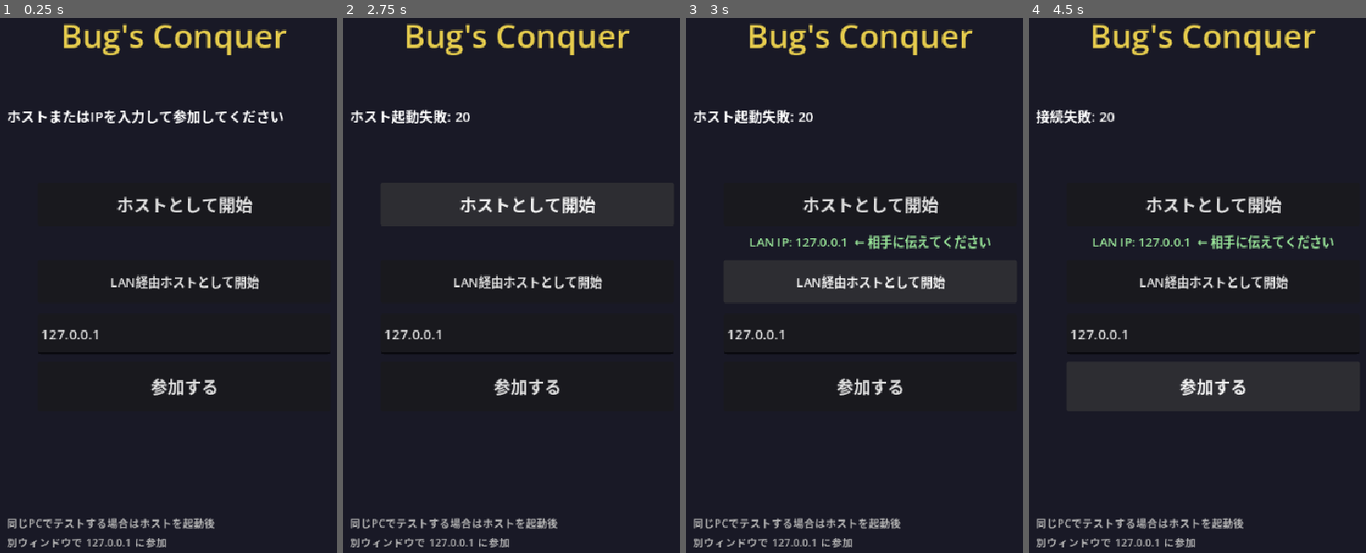
Above: before the commit, frames 1-4 (left to right).
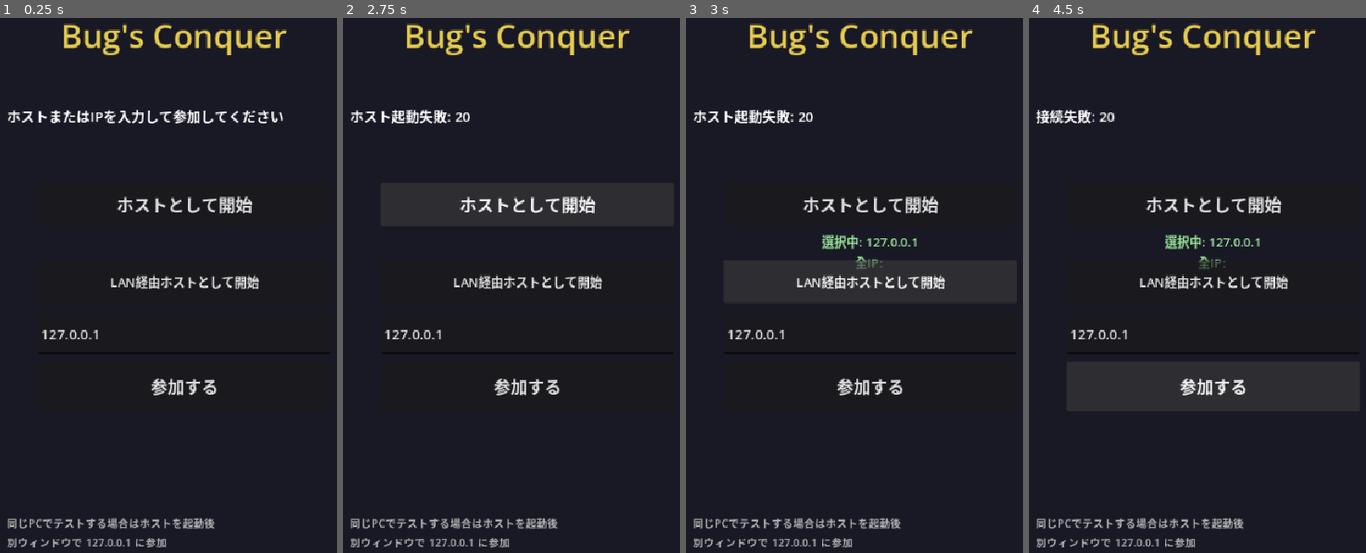
Above: after the commit, the same moments.

Repository: okdsgr/mvp-02
Game: Godot game, scene res://scenes/lobby.tscn
The game is run twice, just before and just after one commit, with the same random seed, the same clock (stepped at 60 frames per second) and the same inputs.
Inputs:
- Up to frame 1 (0.25 s): no input
- Up to frame 2 (2.75 s): click "参加する" at 0.5 s; click "ホストとして開始" at 1.25 s; click "ホストとして開始" at 2 s
- Up to frame 3 (3 s): click "LAN経由ホストとして開始" at 2.75 s
- Up to frame 4 (4.5 s): click "LAN経由ホストとして開始" at 3.5 s; click "参加する" at 4.25 s

Frames 1-2 are identical in both runs. In frame 3, 1.0% of the frame differs, in the area x 18-91%, y 40-47%; in frame 4, 1.0%.

Commit message:
fix: LAN IP selection, lobby multi-IP display

Diff:
--- a/scripts/lobby.gd
+++ b/scripts/lobby.gd
@@ -24,25 +24,43 @@
 	start_btn.visible = false
 	ip_input.text = "127.0.0.1"
 
-func _get_lan_ip() -> String:
+func _get_all_lan_ips() -> Array:
+	var ips = []
 	for addr in IP.get_local_addresses():
-		# IPv4 かつ ループバック・リンクローカル除外
-		if "." in addr and not addr.begins_with("127.") and not addr.begins_with("169.254."):
+		if not "." in addr:
+			continue
+		if addr.begins_with("127."):
+			continue
+		if addr.begins_with("169.254."):
+			continue
+		ips.append(addr)
+	return ips
+
+# 192.168.x.x を優先、なければ最初のIPを返す
+func _get_best_lan_ip(ips: Array) -> String:
+	for addr in ips:
+		if addr.begins_with("192.168."):
 			return addr
+	for addr in ips:
+		if addr.begins_with("10."):
+			return addr
+	if ips.size() > 0:
+		return ips[0]
 	return "127.0.0.1"
 
 func _on_host_pressed() -> void:
-	print("host button pressed (localhost)")
-	_start_host("127.0.0.1")
+	_start_host()
 
 func _on_lan_host_pressed() -> void:
-	print("LAN host button pressed")
-	var lan_ip = _get_lan_ip()
-	ip_input.text = lan_ip
-	lan_ip_label.text = "LAN IP: " + lan_ip + "  ← 相手に伝えてください"
-	_start_host(lan_ip)
+	var ips = _get_all_lan_ips()
+	var best = _get_best_lan_ip(ips)
+	ip_input.text = best
+	# 全IPを表示して手動で選べるようにする
+	var all_str = " / ".join(ips)
+	lan_ip_label.text = "選択中: " + best + "\n全IP: " + all_str
+	_start_host()
 
-func _start_host(display_ip: String) -> void:
+func _start_host() -> void:
 	var peer = ENetMultiplayerPeer.new()
 	var err = peer.create_server(PORT, MAX_PLAYERS)
 	print("create_server err=", err)
@@ -56,13 +74,12 @@
 	join_btn.disabled = true
 
 func _on_join_pressed() -> void:
-	print("join button pressed")
 	var ip = ip_input.text.strip_edges()
 	if ip == "":
 		ip = "127.0.0.1"
 	var peer = ENetMultiplayerPeer.new()
 	var err = peer.create_client(ip, PORT)
-	print("create_client err=", err)
+	print("create_client ip=", ip, " err=", err)
 	if err != OK:
 		status_label.text = "接続失敗: " + str(err)
 		return
@@ -96,11 +113,9 @@
 	join_btn.disabled = false
 
 func _on_start_pressed() -> void:
-	print("start pressed is_server=", multiplayer.is_server())
 	if multiplayer.is_server():
 		_start_game.rpc()
 
 @rpc("authority", "call_local", "reliable")
 func _start_game() -> void:
-	print("_start_game called is_server=", multiplayer.is_server())
 	get_tree().change_scene_to_file("res://scenes/main.tscn")
